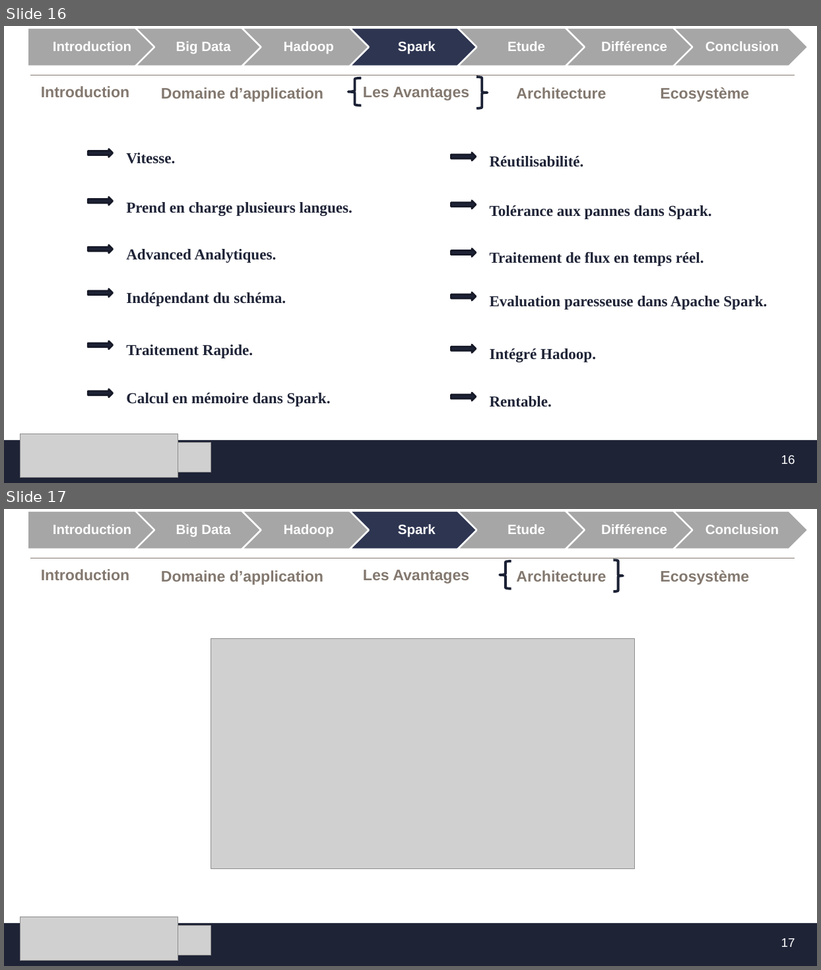
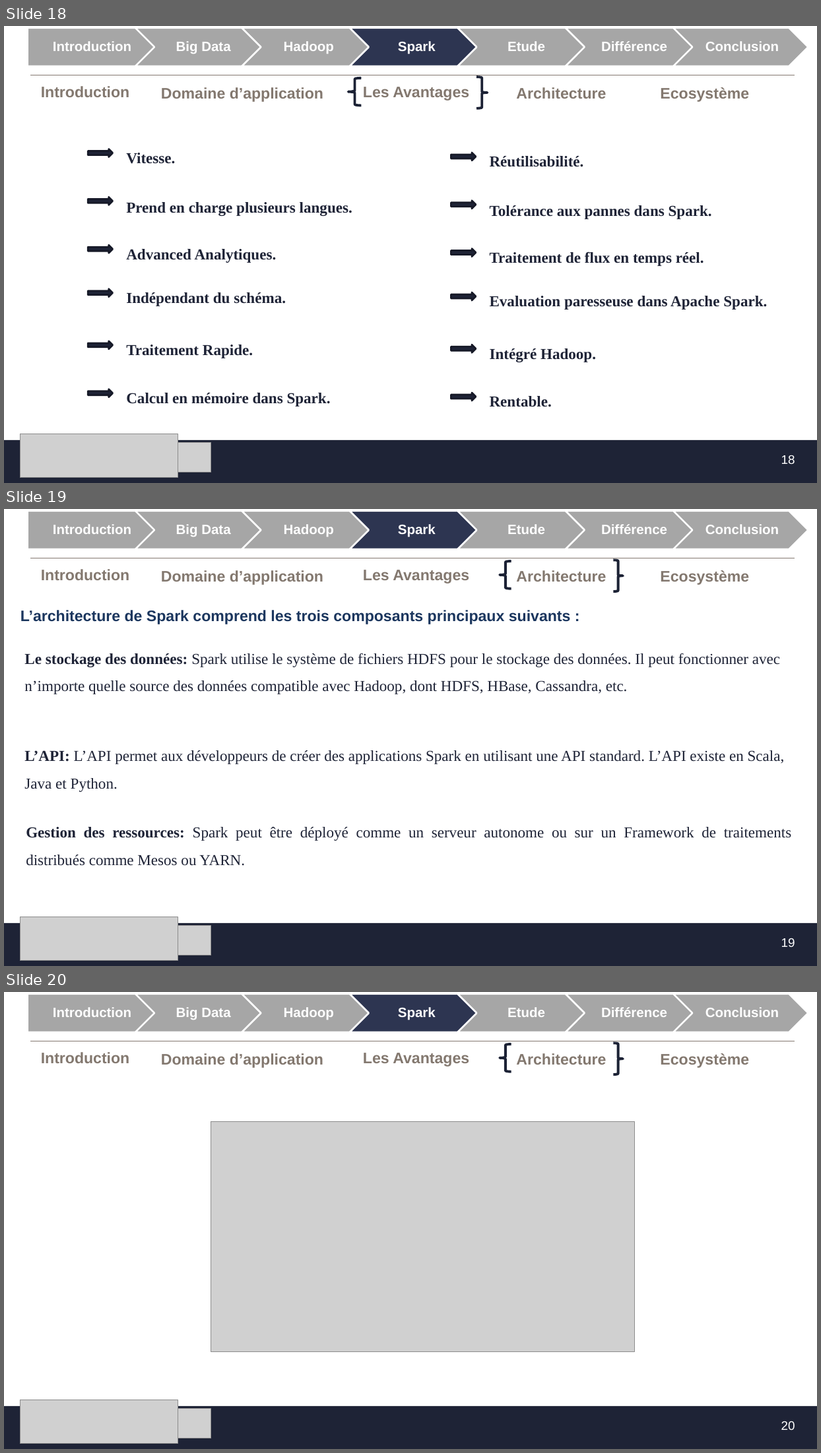
Before and after one commit to MF-13/E-Learning_Platforme, a slide deck: SFE/Présentation_SFE.pptx. Shown one above the other, each under a label of ours: slides 16 and 17 before the commit, slides 18, 19 and 20 after it. The pictures are 821x970 and 821x1453 pixels, drawn with LibreOffice and Linux fonts; fonts in the diff are those of the drawing; grey boxes stand for pictures; background and template pictures are left out. Boxes give left, top, right and bottom in pixels: in the first picture for what was removed or moved away, otherwise in the second. Text is boxed around its words. In the diff, an @@ line names an element or a change of style, - is before the commit and + after.

```diff
--- a/SFE/Présentation_SFE.pptx
+++ b/SFE/Présentation_SFE.pptx
@@ slide 19 added at <box>4,509,817,966</box>, background #FFFFFF; not listed: 4 template elements that a slide beside it also shows @@
@@ group added at <box>27,511,809,549</box>: 7 texts, 6 chevrons, 1 pentagon arrow @@
+Introduction
+Big Data
+Hadoop
+Spark
+Etude
+Différence
+Conclusion
@@ left brace added at <box>500,561,512,589</box>, outline #1D2235 3 pt @@
@@ right brace added at <box>613,560,623,592</box>, outline #1D2235 3 pt @@
@@ title added at <box>41,569,130,580</box>, 18 pt, text #83786F, bold @@
+Introduction
@@ text added at <box>161,570,323,585</box>, 18 pt, text #83786F, bold @@
+Domaine d’application
@@ text added at <box>363,570,469,584</box>, 18 pt, text #83786F, bold @@
+Les Avantages
@@ text added at <box>516,570,606,582</box>, 18 pt, text #83786F, bold @@
+Architecture
@@ text added at <box>660,570,749,585</box>, 18 pt, text #83786F, bold @@
+Ecosystème
@@ text added at <box>20,610,571,625</box>, 18 pt, text #1B365E, bold @@
+L’architecture de Spark comprend les trois composants principaux suivants :
@@ text added at <box>24,653,780,694</box>, 18 pt, text #1E2336 @@
+Le stockage des données: Spark utilise le système de fichiers HDFS pour le stockage des données. Il peut fonctionner avec n’importe quelle source des données compatible avec Hadoop, dont HDFS, HBase, Cassandra, etc.
@@ text added at <box>24,751,785,792</box>, 18 pt, text #1E2336 @@
+L’API: L’API permet aux développeurs de créer des applications Spark en utilisant une API standard. L’API existe en Scala, Java et Python.
@@ text added at <box>26,827,791,866</box>, 18 pt, text #1E2336 @@
+Gestion des ressources: Spark peut être déployé comme un serveur autonome ou sur un Framework de traitements distribués comme Mesos ou YARN.
@@ picture added at <box>20,917,178,961</box> @@
@@ picture added at <box>20,926,211,956</box> @@
@@ page number added at <box>781,939,795,947</box>, 14.7 pt, text #FFFFFF @@
+19
@@ what was slide 16 is now slide 18 @@
@@ what was slide 17 is now slide 20 @@
@@ page number at <box>781,1422,795,1430</box>: text changed @@
-17
+20
```
Also in this commit, not shown: 10 slides changed, 13 other slides added.
